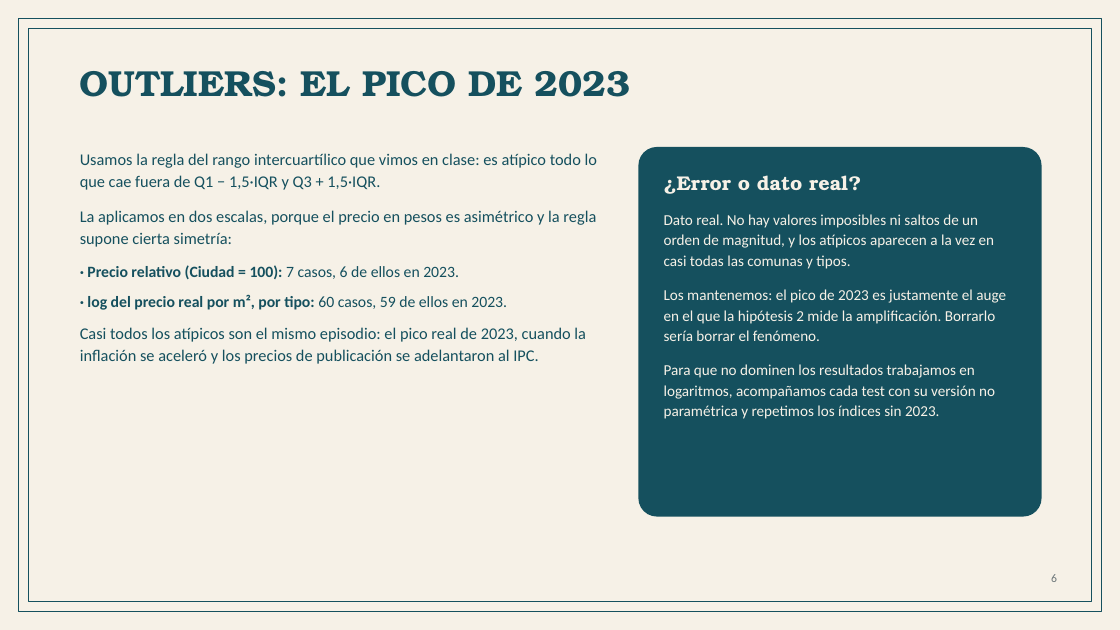
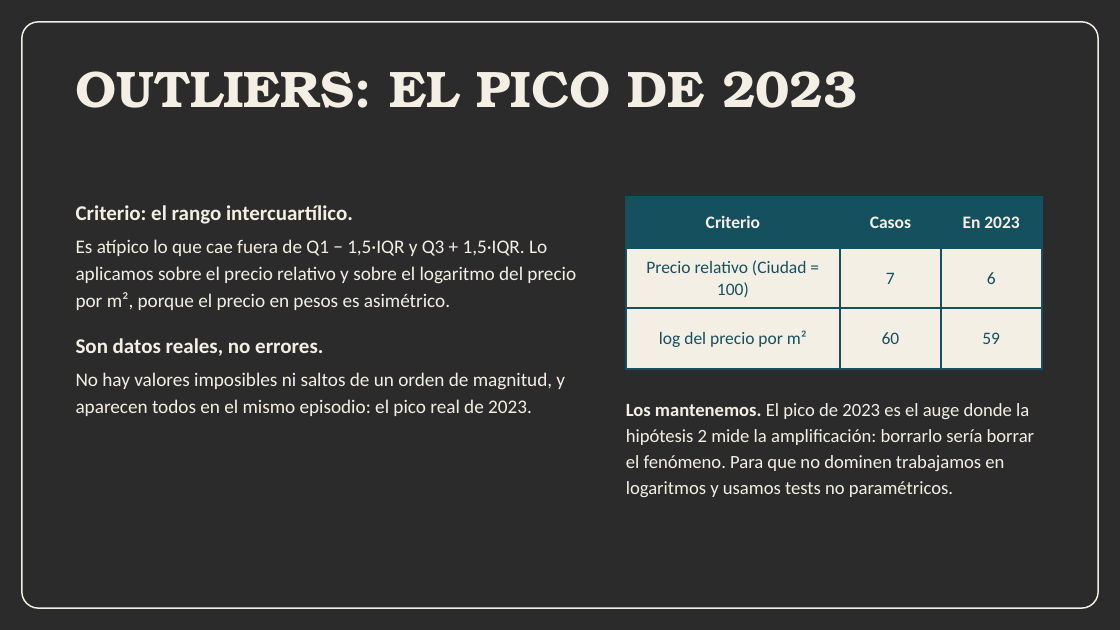
Before and after one commit to n4chogarcia-eng/tp_alquileres_caba, a slide deck: slide 7 of TP_instancia2_alquileres_CABA.pptx. Drawn at 1120x630 pixels with LibreOffice and Linux fonts; fonts in the diff are those of the drawing; background and template pictures are left out; a plain dark background stands for a picture behind light text. Boxes give left, top, right and bottom in pixels: in the first picture for what was removed or moved away, otherwise in the second. Text is boxed around its words. In the diff, an @@ line names an element or a change of style, - is before the commit and + after.

```diff
--- a/TP_instancia2_alquileres_CABA.pptx
+++ b/TP_instancia2_alquileres_CABA.pptx
@@ background #FFFFFF to picture (left out) @@
@@ rectangle removed at [0,0,1120,630] @@
@@ rounded rectangle: place and size @@
-rounded rectangle at [18,18,1102,612]
+rounded rectangle at [22,22,1098,608]
@@ rounded rectangle at [22,22,1098,608]: rectangle to rounded rectangle; outline #15505E 1 pt to #F4EFE4 1.25 pt @@
@@ rectangle removed at [29,29,1091,602] @@
@@ text "OUTLIERS: EL PICO DE 2023" at [76,71,858,108]: size 31 to 44 pt, text colour #15505E to #F4EFE4; line spacing 0.98 to 0.95 @@
@@ rounded rectangle removed at [639,147,1042,517] @@
@@ text at [76,205,576,416]: text changed; size 14 to 16.5 pt; text colour #15505E to #F4EFE4 @@
-Usamos la regla del rango intercuartílico que vimos en clase: es atípico todo lo que cae fuera de Q1 − 1,5·IQR y Q3 + 1,5·IQR.
-La aplicamos en dos escalas, porque el precio en pesos es asimétrico y la regla supone cierta simetría:
-· Precio relativo (Ciudad = 100): 7 casos, 6 de ellos en 2023.
-· log del precio real por m², por tipo: 60 casos, 59 de ellos en 2023.
-Casi todos los atípicos son el mismo episodio: el pico real de 2023, cuando la inflación se aceleró y los precios de publicación se adelantaron al IPC.
+Criterio: el rango intercuartílico.
+Es atípico lo que cae fuera de Q1 − 1,5·IQR y Q3 + 1,5·IQR. Lo aplicamos sobre el precio relativo y sobre el logaritmo del precio por m², porque el precio en pesos es asimétrico.
+Son datos reales, no errores.
+No hay valores imposibles ni saltos de un orden de magnitud, y aparecen todos en el mismo episodio: el pico real de 2023.
@@ table added at [626,197,1042,369], 3 rows, 3 columns @@
+Criterio | Casos | En 2023
+Precio relativo (Ciudad = 100) | 7 | 6
+log del precio por m² | 60 | 59
@@ text at [626,403,1035,497]: text changed; size 13 to 16 pt; text colour #F6F1E7 to #F4EFE4 @@
-¿Error o dato real?
-Dato real. No hay valores imposibles ni saltos de un orden de magnitud, y los atípicos aparecen a la vez en casi todas las comunas y tipos.
-Los mantenemos: el pico de 2023 es justamente el auge en el que la hipótesis 2 mide la amplificación. Borrarlo sería borrar el fenómeno.
-Para que no dominen los resultados trabajamos en logaritmos, acompañamos cada test con su versión no paramétrica y repetimos los índices sin 2023.
+Los mantenemos. El pico de 2023 es el auge donde la hipótesis 2 mide la amplificación: borrarlo sería borrar el fenómeno. Para que no dominen trabajamos en logaritmos y usamos tests no paramétricos.
@@ text removed at [1051,574,1057,582] @@
-6
```
Also in this commit, not shown: 13 other slides changed, 2 slides added, 2 slides removed, 5 other files.
